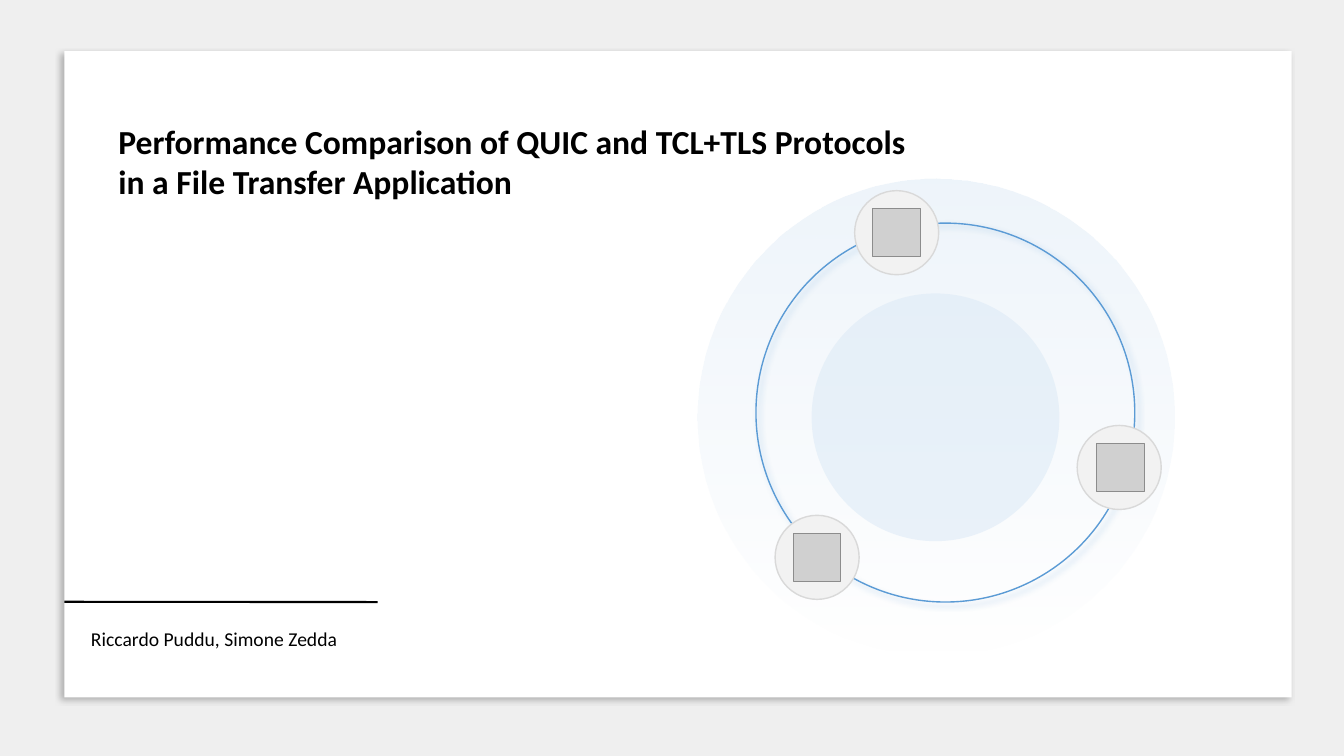
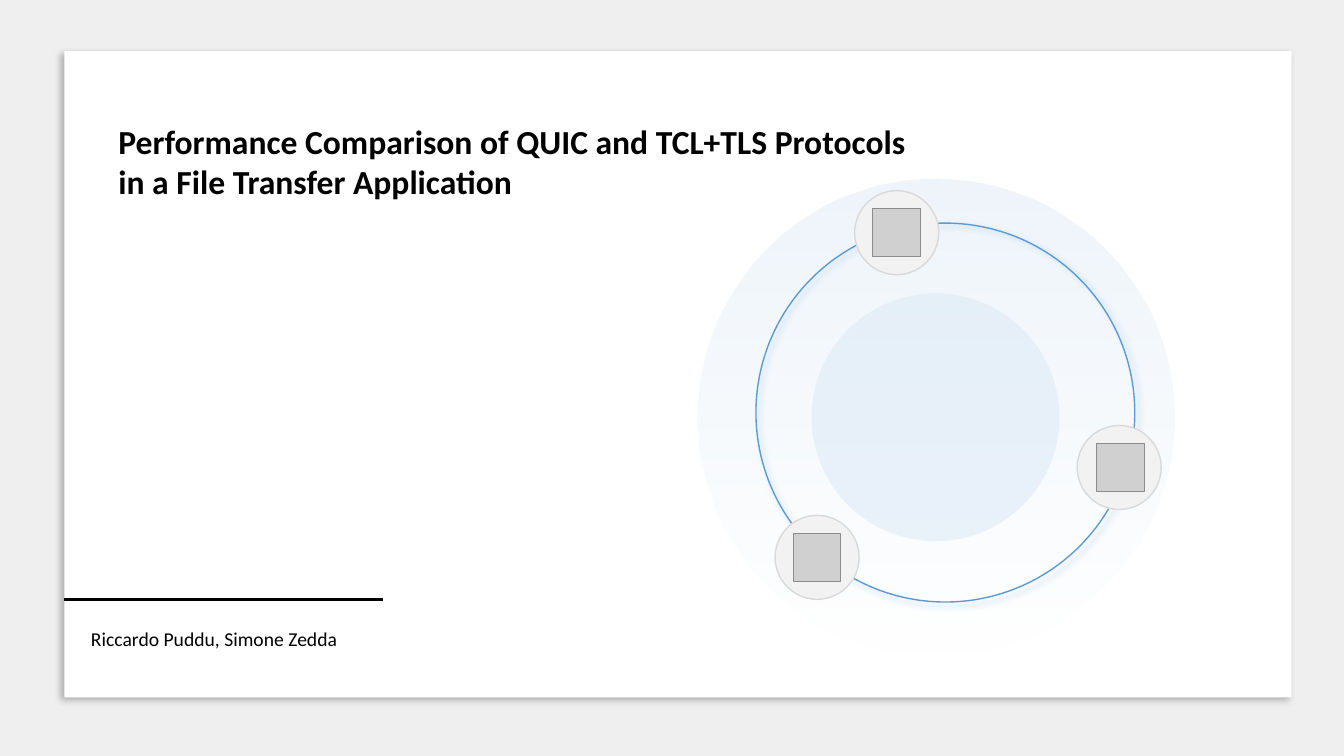
Before and after one commit to RicPu/NetworkSecurityProject, a slide deck: slide 1 of presentation/Presentation.pptx. Drawn at 1344x756 pixels with LibreOffice and Linux fonts; fonts in the diff are those of the drawing; grey boxes stand for pictures. Boxes give left, top, right and bottom in pixels: in the first picture for what was removed or moved away, otherwise in the second. Text is boxed around its words. In the diff, an @@ line names an element or a change of style, - is before the commit and + after.

```diff
--- a/presentation/Presentation.pptx
+++ b/presentation/Presentation.pptx
@@ rectangle added at (x1=65, y1=599, x2=382, y2=601), fill #000000, outline #000000 1 pt @@
@@ line removed from (65, 602) to (378, 602) @@
```
Also in this commit, not shown: 3 other slides changed.
